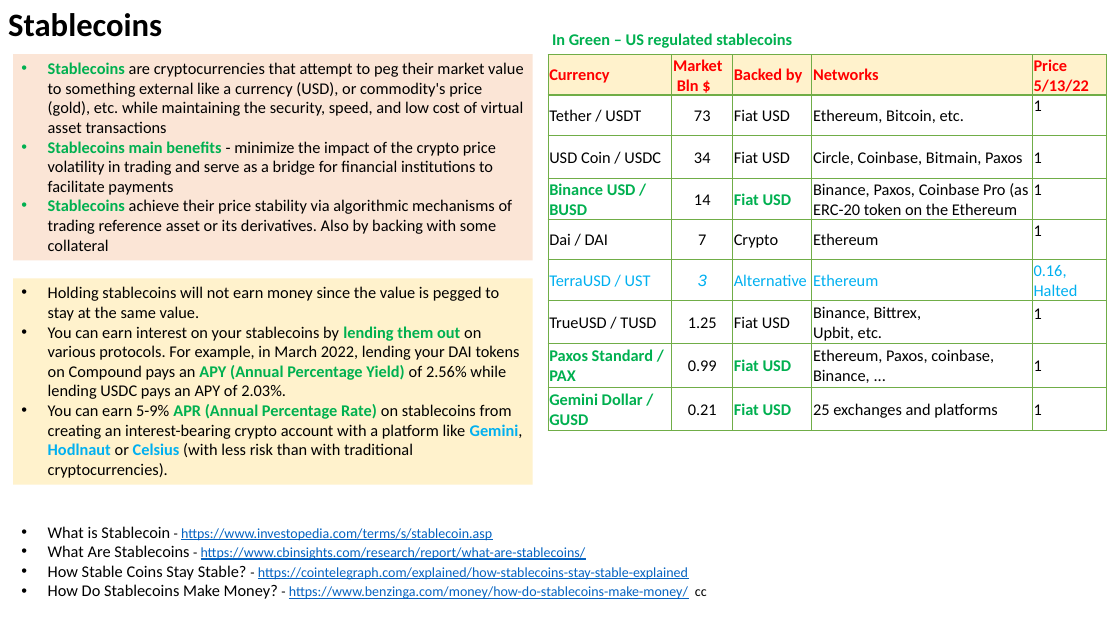
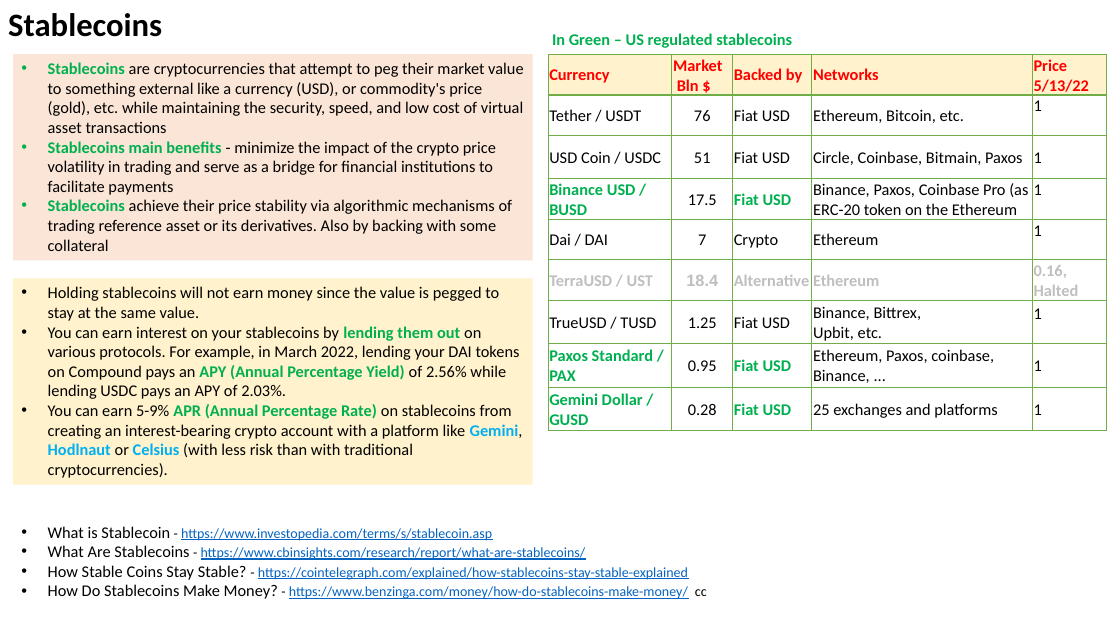
Before and after one commit to lselector/crypto, a slide deck: slide 3 of crypto_04_stable_coins.pptx. Drawn at 1120x630 pixels with LibreOffice and Linux fonts; fonts in the diff are those of the drawing. Boxes give left, top, right and bottom in pixels: in the first picture for what was removed or moved away, otherwise in the second. Text is boxed around its words. In the diff, an @@ line names an element or a change of style, - is before the commit and + after.

```diff
--- a/crypto_04_stable_coins.pptx
+++ b/crypto_04_stable_coins.pptx
@@ table at bbox=[549, 55, 1107, 431] @@
-row 2, column 2: 73
+row 2, column 2: 76
-row 3, column 2: 34
+row 3, column 2: 51
-row 4, column 2: 14
+row 4, column 2: 17.5
-row 6, column 2: 3
+row 6, column 2: 18.4
-row 8, column 2: 0.99
+row 8, column 2: 0.95
-row 9, column 2: 0.21
+row 9, column 2: 0.28
@@ text colour #00B0F0 to #BFBFBF, bold on in "TerraUSD / UST", "Alternative", "Ethereum", "0.16, Halted" @@
```
Also in this commit, not shown: 1 other slide changed.
